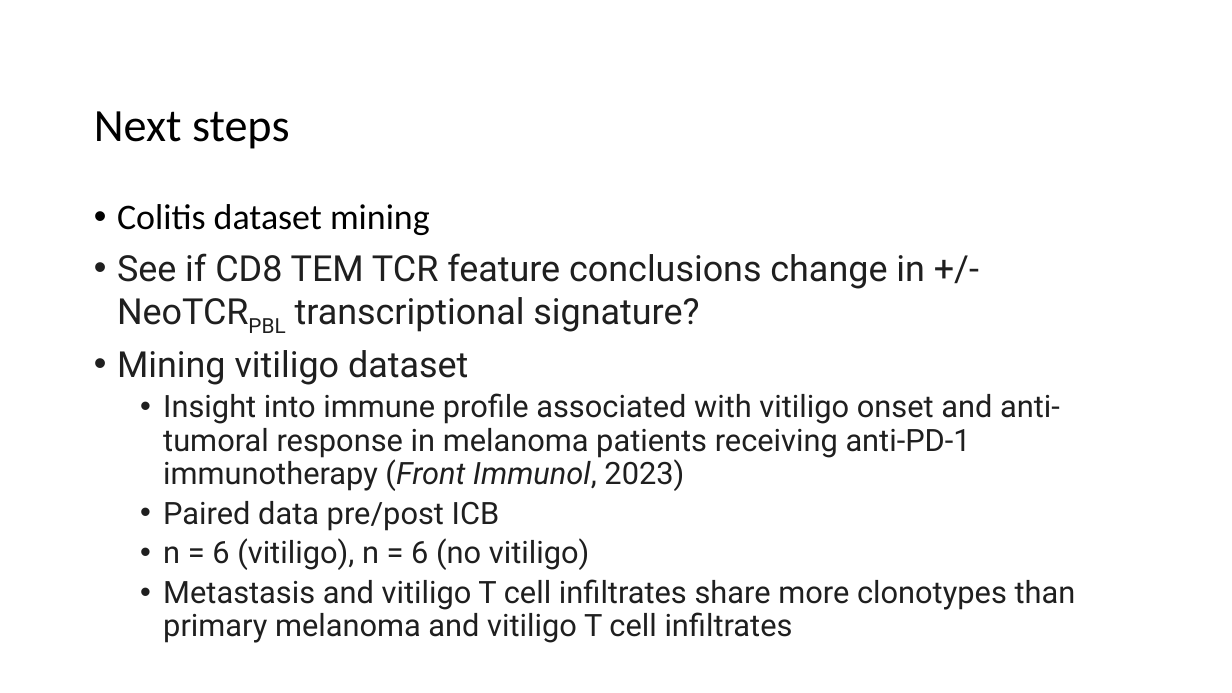
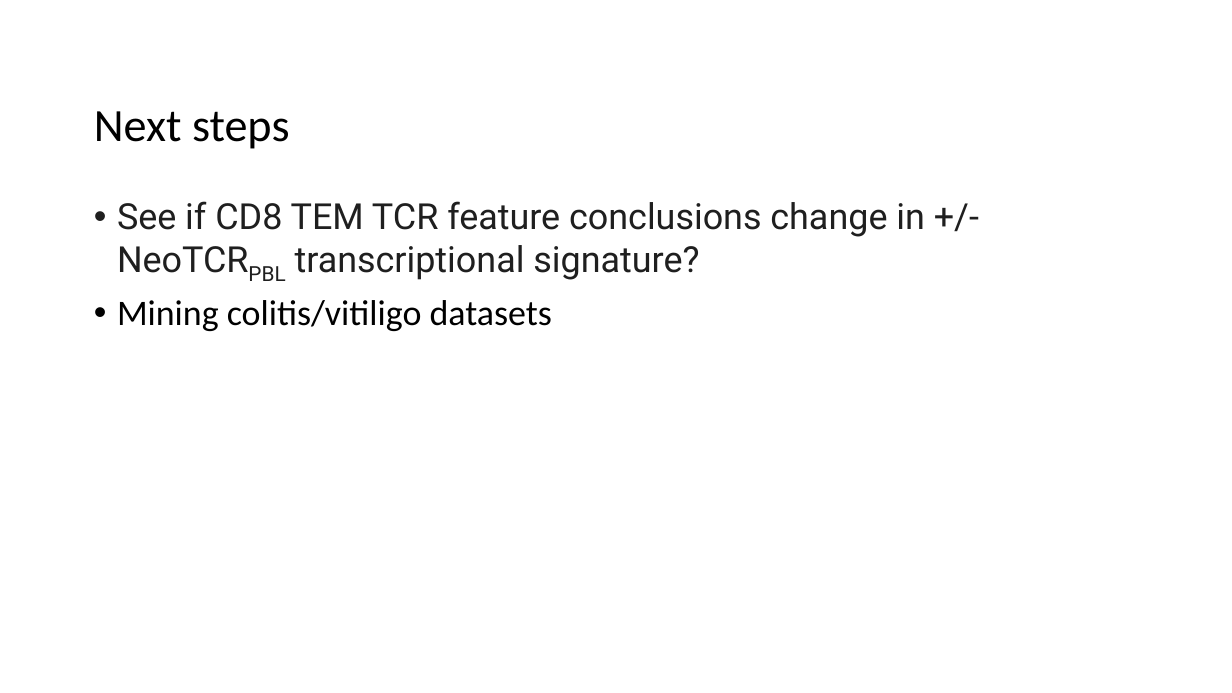
Before and after one commit to tybottorff/bottorffdocs, a slide deck: slide 13 of linsley_postdoc/presentations/weekly_meetings/12_14_23.pptx (slide 12 before the commit). Drawn at 1232x693 pixels with LibreOffice and Linux fonts; fonts in the diff are those of the drawing. Boxes give left, top, right and bottom in pixels: in the first picture for what was removed or moved away, otherwise in the second. Text is boxed around its words. In the diff, an @@ line names an element or a change of style, - is before the commit and + after.

```diff
--- a/linsley_postdoc/presentations/weekly_meetings/12_14_23.pptx
+++ b/linsley_postdoc/presentations/weekly_meetings/12_14_23.pptx
@@ text at [117,204,430,235]: paragraph removed @@
-• Colitis dataset mining
@@ text at [117,300,552,331]: text changed; size 24 to 28 pt; font Roboto to Calibri; text colour #1F1F1F to #000000 @@
-• Mining vitiligo dataset
-  • Insight into immune profile associated with vitiligo onset and anti-tumoral response in melanoma patients receiving anti-PD-1 immunotherapy (Front Immunol, 2023)
-  • Paired data pre/post ICB
-  • n = 6 (vitiligo), n = 6 (no vitiligo)
-  • Metastasis and vitiligo T cell infiltrates share more clonotypes than primary melanoma and vitiligo T cell infiltrates
+• Mining colitis/vitiligo datasets
```
Also in this commit, not shown: 3 other slides changed, 1 slide added, 1 other file.
